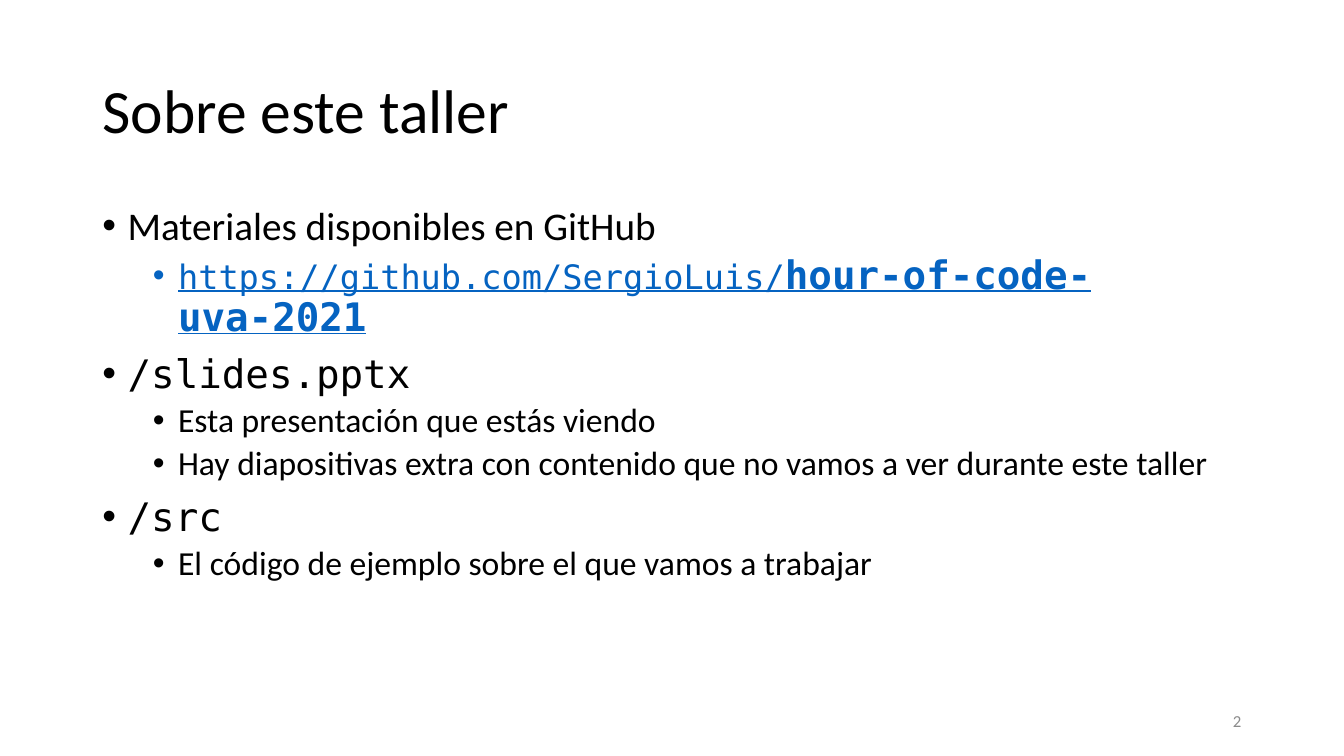
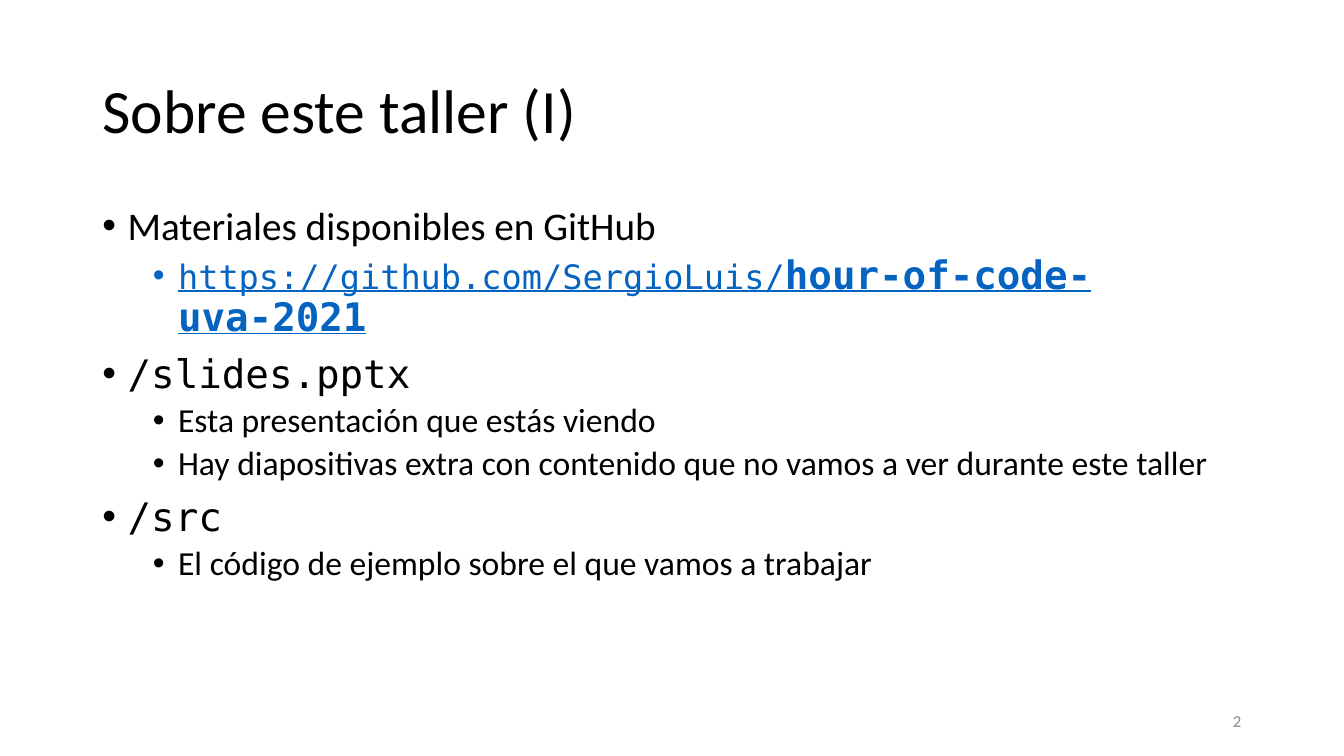
Before and after one commit to SergioLuis/hour-of-code-uva-2021, a slide deck: slide 2 of slides.pptx. Drawn at 1344x756 pixels with LibreOffice and Linux fonts; fonts in the diff are those of the drawing. Boxes give left, top, right and bottom in pixels: in the first picture for what was removed or moved away, otherwise in the second. Text is boxed around its words. In the diff, an @@ line names an element or a change of style, - is before the commit and + after.

```diff
--- a/slides.pptx
+++ b/slides.pptx
@@ title at (x1=102, y1=88, x2=576, y2=142): text changed @@
-Sobre este taller
+Sobre este taller (I)
```
Also in this commit, not shown: 8 other slides changed, 16 slides added, 1 other file.
